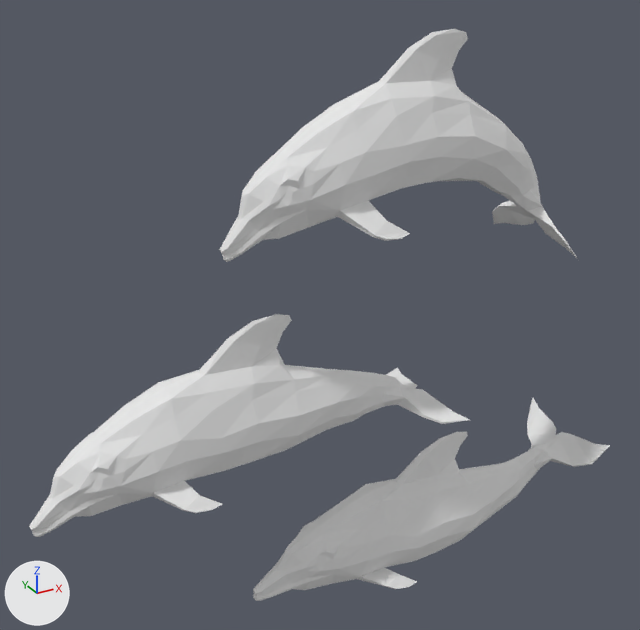
Before and after pictures for a commit that changed the OBJ model assets/models/dolphins.obj.
Before and after are seen from a 50 mm lens placed at (-540.0, -910.0, 501.0), pointed at (-23.0, 29.0, 31.0). The axes (+X, +Y, +Z) are drawn at lower left. The lights are the same throughout. Where no turn or scale is listed for an object, it has been applied to the vertices.

Script lines for the objects in view, before the commit:
```python
mat_dolph01 = principled_material('dolph01')
mat_dolph01.base_color = (0.8, 0.8, 0.8)  # white #e7e7e7
mat_dolph01.roughness = 1.0
mat_dolph02 = principled_material('dolph02')
mat_dolph02.base_color = (0.8, 0.8, 0.8)  # white #e7e7e7
mat_dolph02.roughness = 1.0
mat_dolph03 = principled_material('dolph03')
mat_dolph03.base_color = (0.8, 0.8, 0.8)  # white #e7e7e7
mat_dolph03.roughness = 1.0
me_dolphins = bpy.data.meshes.new('dolphins')
me_dolphins.from_pydata(...)  # 855 vertices, 1689 faces; spans x -427.0..427.0, y -89.0..89.0, z -386.0..386.0
# faces by material slot: [563, 563, 563]
me_dolphins.materials.append(mat_dolph01)  # white #e7e7e7
me_dolphins.materials.append(mat_dolph02)  # white #e7e7e7
me_dolphins.materials.append(mat_dolph03)  # white #e7e7e7
ob_dolphins = bpy.data.objects.new('dolphins', me_dolphins)
ob_dolphins.location = (0.0, 0.0, 0.0)
```
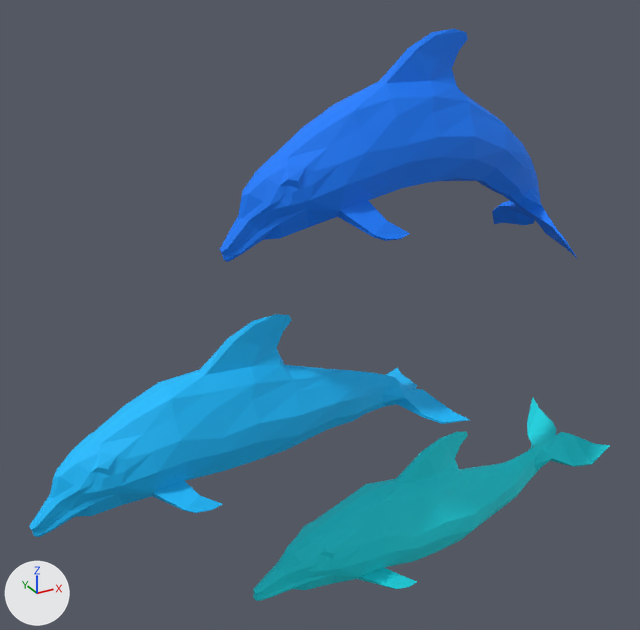
Edits to the bpy script that builds the scene:
```text
Change mat_dolph01:
    mat_dolph01.base_color: (0.8, 0.8, 0.8) -> (0.0, 0.2, 1.0)  # white #e7e7e7 -> blue #007cff
Change mat_dolph02:
    mat_dolph02.base_color: (0.8, 0.8, 0.8) -> (0.0, 0.5, 1.0)  # white #e7e7e7 -> cyan #00bcff
Change mat_dolph03:
    mat_dolph03.base_color: (0.8, 0.8, 0.8) -> (0.0, 0.7, 0.8)  # white #e7e7e7 -> cyan #00dae7
```

Boxes [x1, y1, x2, y2] around the edits, measured in the pictures (640 x 630 px):
'dolphins', recoloured
    both: [29, 29, 610, 601]
